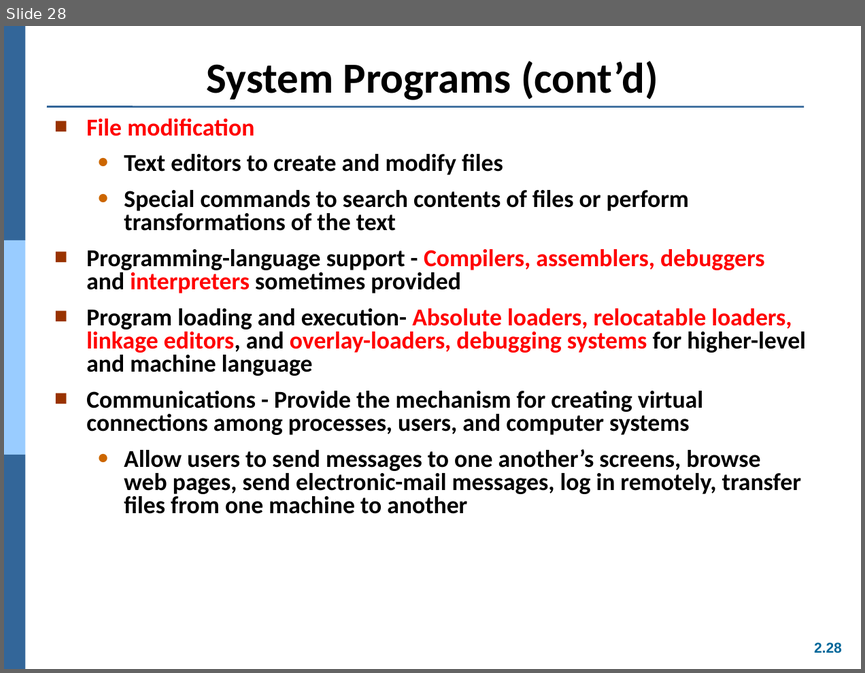
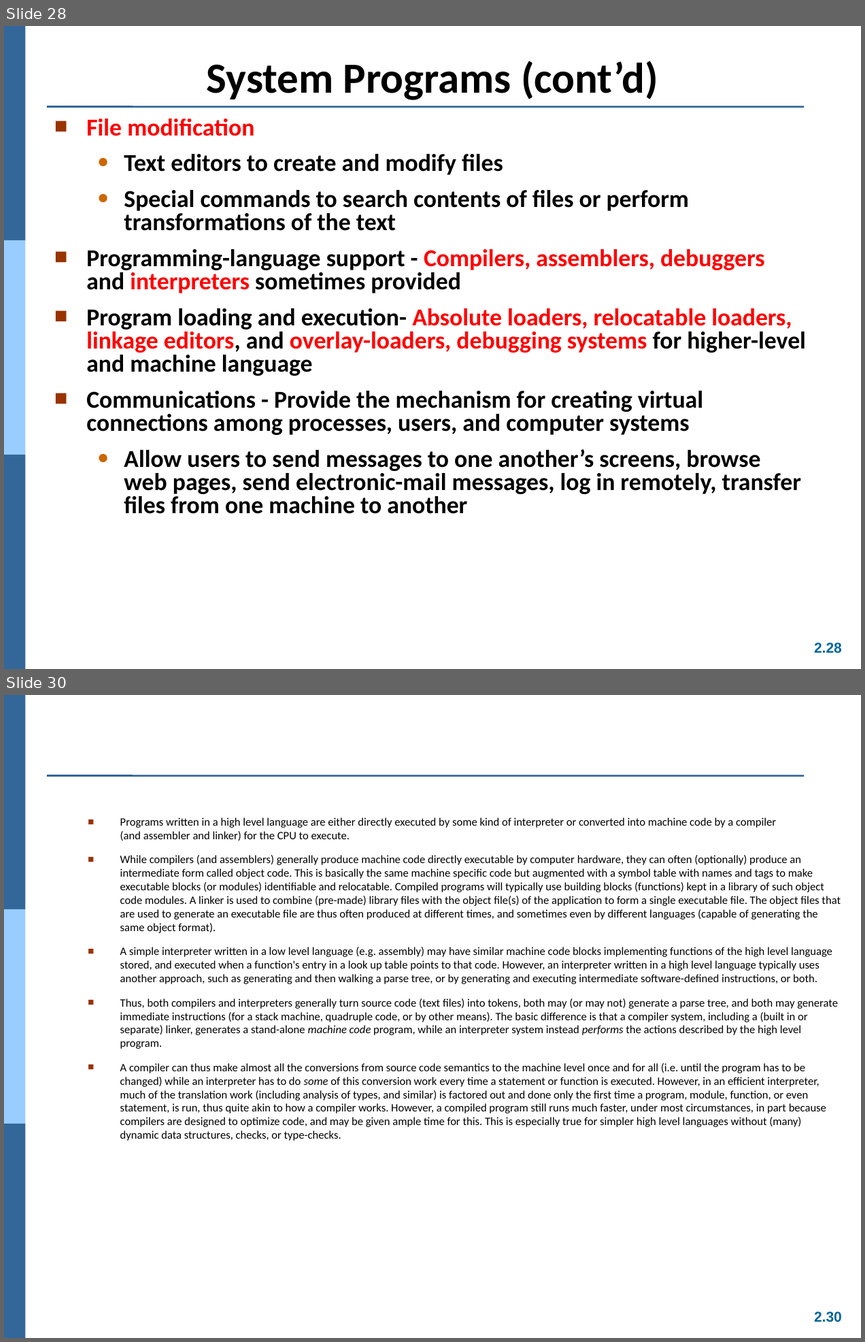
Before and after one commit to Yang09701194/OS_Learning, a slide deck: ch02.ppt. Shown one above the other, each under a label of ours: slide 28 before the commit, slides 28 and 30 after it; the slides between them are not shown. The pictures are 865x673 and 865x1342 pixels, drawn with LibreOffice and Linux fonts; fonts in the diff are those of the drawing. Boxes give left, top, right and bottom in pixels: in the first picture for what was removed or moved away, otherwise in the second. Text is boxed around its words. In the diff, an @@ line names an element or a change of style, - is before the commit and + after.

```diff
--- a/ch02.ppt
+++ b/ch02.ppt
@@ slide 30 added at [4,695,861,1338], background #FFFFFF; not listed: 5 template elements that a slide beside it also shows @@
@@ text added at [120,817,840,1140], 9.5 pt, text #000000 @@
+■ Programs written in a high level language are either directly executed by some kind of interpreter or converted into machine code by a compiler (and assembler and linker) for the CPU to execute.
+■ While compilers (and assemblers) generally produce machine code directly executable by computer hardware, they can often (optionally) produce an intermediate form called object code. This is basically the same machine specific code but augmented with a symbol table with names and tags to make executable blocks (or modules) identifiable and relocatable. Compiled programs will typically use building blocks (functions) kept in a library of such object code modules. A linker is used to combine (pre-made) library files with the object file(s) of the application to form a single executable file. The object files that are used to generate an executable file are thus often produced at different times, and sometimes even by different languages (capable of generating the same object format).
+■ A simple interpreter written in a low level language (e.g. assembly) may have similar machine code blocks implementing functions of the high level language stored, and executed when a function's entry in a look up table points to that code. However, an interpreter written in a high level language typically uses another approach, such as generating and then walking a parse tree, or by generating and executing intermediate software-defined instructions, or both.
+■ Thus, both compilers and interpreters generally turn source code (text files) into tokens, both may (or may not) generate a parse tree, and both may generate immediate instructions (for a stack machine, quadruple code, or by other means). The basic difference is that a compiler system, including a (built in or separate) linker, generates a stand-alone machine code program, while an interpreter system instead performs the actions described by the high level program.
+■ A compiler can thus make almost all the conversions from source code semantics to the machine level once and for all (i.e. until the program has to be changed) while an interpreter has to do some of this conversion work every time a statement or function is executed. However, in an efficient interpreter, much of the translation work (including analysis of types, and similar) is factored out and done only the first time a program, module, function, or even statement, is run, thus quite akin to how a compiler works. However, a compiled program still runs much faster, under most circumstances, in part because compilers are designed to optimize code, and may be given ample time for this. This is especially true for simpler high level languages without (many) dynamic data structures, checks, or type-checks.
```
Also in this commit, not shown: 13 slides changed, 1 other slide added.
